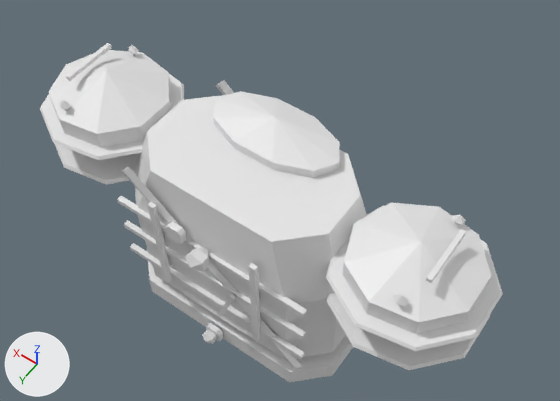
One commit to the FBX model roblox/art/armor/armor_bow_transcendent.fbx: the scene before it, then after it.
One viewpoint serves both versions: a camera (50 mm lens) standing at (-2.51, 3.12, 5.62) and looking at (-0.13, -0.22, 0.38). Lighting does not change. The marker at lower left points along +X, +Y and +Z. The picture after the commit comes second. Where no turn or scale is listed for an object, it has been applied to the vertices.

Objects in the first picture: 'Belt_Leather', 'Chest', 'Chest_Glow', 'Chest_Grade', 'Chest_Leather', 'Chest_Trim', 'Shoulder_L', 'Shoulder_L_Grade', 'Shoulder_L_Trim', 'Shoulder_R', 'Shoulder_R_Grade', 'Shoulder_R_Trim' and 2 more.
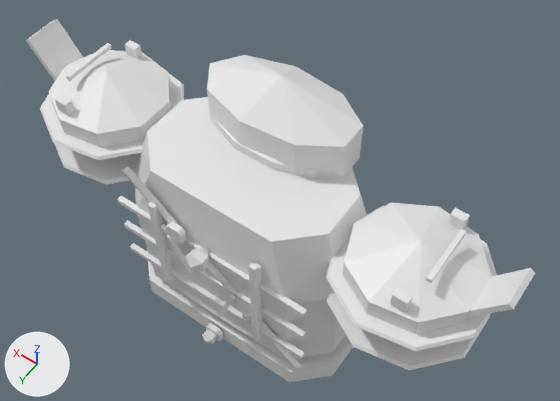
Edits to the bpy script that builds the scene:
```text
Change me_shoulder_l_grade:
    used by ob_shoulder_l_grade; location = (-1.5, 0.0, 0.42)
    remove me_shoulder_l_grade.from_pydata(...)  # 49 vertices, 46 faces; spans x -0.619..0.659, y -0.629..0.629, z 0.315..0.76
    add me_shoulder_l_grade.from_pydata(...)  # 59 vertices, 44 faces; spans x -0.764..0.659, y -0.629..0.629, z 0.315..0.839
    me_shoulder_l_grade part 1: a new loose piece, a box spanning x -0.16..-0.04, y 0.384..0.456, z 0.56..0.68, in mat_armor_bow_transcendent_shoulder_l_grade (white #e7e7e7)
    me_shoulder_l_grade part 2: a new loose piece, a box spanning x -0.16..-0.04, y -0.456..-0.384, z 0.56..0.68, in mat_armor_bow_transcendent_shoulder_l_grade (white #e7e7e7)
    me_shoulder_l_grade part 3: the loose piece of 7 vertices spanning x -0.149..-0.04, y -0.46..-0.38, z 0.56..0.68 is deleted
    me_shoulder_l_grade part 4: the loose piece of 7 vertices spanning x -0.149..-0.04, y 0.38..0.46, z 0.56..0.68 is deleted
    me_shoulder_l_grade part 5: 8 vertices added at x -0.764..-0.436, y -0.17..0.17, z 0.401..0.839
Change me_shoulder_r_grade:
    used by ob_shoulder_r_grade; location = (1.5, 0.0, 0.42)
    remove me_shoulder_r_grade.from_pydata(...)  # 49 vertices, 46 faces; spans x -0.619..0.659, y -0.629..0.629, z 0.315..0.76
    add me_shoulder_r_grade.from_pydata(...)  # 59 vertices, 44 faces; spans x -0.619..0.764, y -0.629..0.629, z 0.315..0.839
    me_shoulder_r_grade part 7: a new loose piece, a box spanning x 0.04..0.16, y 0.384..0.456, z 0.56..0.68, in mat_armor_bow_transcendent_shoulder_r_grade (white #e7e7e7)
    me_shoulder_r_grade part 8: a new loose piece, a box spanning x 0.04..0.16, y -0.456..-0.384, z 0.56..0.68, in mat_armor_bow_transcendent_shoulder_r_grade (white #e7e7e7)
    me_shoulder_r_grade part 9: the loose piece of 7 vertices spanning x 0.051..0.16, y -0.46..-0.38, z 0.56..0.68 is deleted
    me_shoulder_r_grade part 10: the loose piece of 7 vertices spanning x 0.051..0.16, y 0.38..0.46, z 0.56..0.68 is deleted
    me_shoulder_r_grade part 11: 8 vertices added at x 0.436..0.764, y -0.17..0.17, z 0.401..0.839
Change me_chest_trim:
    used by ob_chest_trim; location = (0.0, 0.0, 0.2)
    remove me_chest_trim.from_pydata(...)  # 22 vertices, 30 faces; spans x -0.606..0.606, y -0.637..-0.043, z 0.628..1.02
    add me_chest_trim.from_pydata(...)  # 42 vertices, 57 faces; spans x -0.667..0.71, y -0.795..-0.043, z 0.628..1.4
    me_chest_trim part 6: a new loose piece of 20 vertices spanning x -0.667..0.71, y -0.795..-0.045, z 0.65..1.4, in mat_armor_bow_transcendent_chest_trim (white #e7e7e7)
```

Boxes (x1, y1, x2, y2) around the edits, measured in the pictures (560 x 401 px):
'Chest_Trim', reshaped (23% wider, 41% taller)
    before: (213, 91, 340, 178)
    after: (207, 55, 363, 178)
'Shoulder_L_Grade', reshaped (18% wider)
    before: (326, 206, 503, 351)
    after: (326, 206, 535, 351)
'Shoulder_R_Grade', reshaped (10% wider, 20% taller)
    before: (40, 43, 184, 160)
    after: (26, 19, 184, 160)
part 1 of me_shoulder_l_grade, added
    after: (390, 287, 413, 312)
part 2 of me_shoulder_l_grade, added
    after: (448, 208, 470, 230)
part 3 of me_shoulder_l_grade, deleted
    before: (452, 215, 466, 225)
part 4 of me_shoulder_l_grade, deleted
    before: (394, 295, 409, 306)
part 5 of me_shoulder_l_grade, added
    after: (467, 268, 535, 317)
part 6 of me_chest_trim, added
    after: (207, 55, 363, 177)
part 7 of me_shoulder_r_grade, added
    after: (55, 95, 74, 116)
part 8 of me_shoulder_r_grade, added
    after: (125, 40, 142, 58)
part 9 of me_shoulder_r_grade, deleted
    before: (128, 45, 139, 55)
part 10 of me_shoulder_r_grade, deleted
    before: (60, 100, 71, 110)
part 11 of me_shoulder_r_grade, added
    after: (26, 19, 83, 81)
